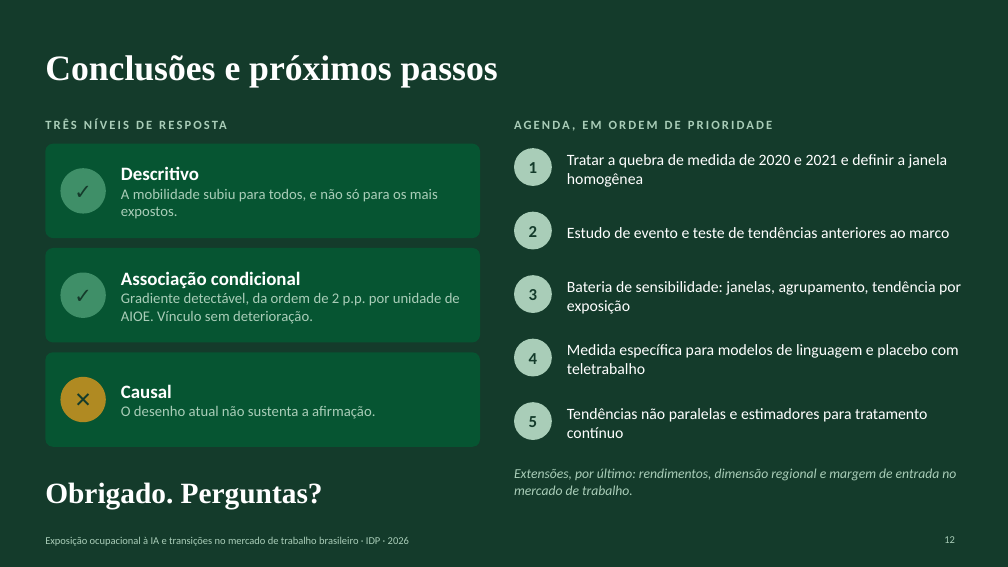
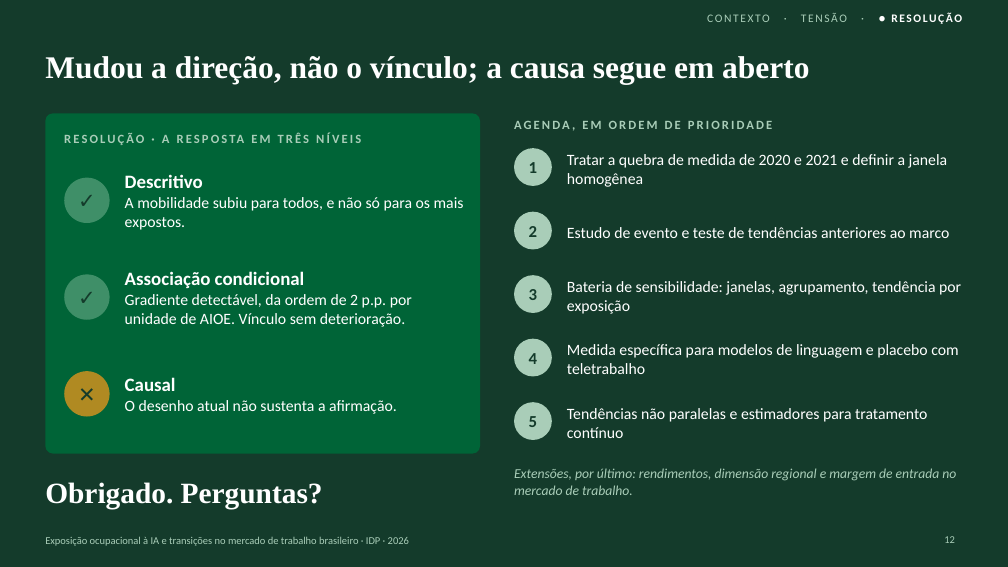
Before and after one commit to rickpalmeiras-design/IDP, a slide deck: slide 12 of apresentacao/apresentacao_07.pptx. Drawn at 1008x567 pixels with LibreOffice and Linux fonts; fonts in the diff are those of the drawing. Boxes give left, top, right and bottom in pixels: in the first picture for what was removed or moved away, otherwise in the second. Text is boxed around its words. In the diff, an @@ line names an element or a change of style, - is before the commit and + after.

```diff
--- a/apresentacao/apresentacao_07.pptx
+++ b/apresentacao/apresentacao_07.pptx
@@ text added at (x1=707, y1=13, x2=962, y2=24), 11 pt, text #A9CDB8 @@
+CONTEXTO · TENSÃO · ● RESOLUÇÃO
@@ title at (x1=45, y1=56, x2=809, y2=85): text changed; size 34 to 30 pt @@
-Conclusões e próximos passos
+Mudou a direção, não o vínculo; a causa segue em aberto
@@ rounded rectangle resized from (x1=45, y1=248, x2=480, y2=343) to (x1=45, y1=113, x2=480, y2=454) @@
@@ rounded rectangle at (x1=45, y1=113, x2=480, y2=454): fill #006437 at 65% opacity to #006437; proportions changed @@
@@ rounded rectangle removed at (x1=45, y1=144, x2=480, y2=238) @@
@@ text at (x1=162, y1=135, x2=170, y2=143): text changed @@
-TRÊS NÍVEIS DE RESPOSTA
+RESOLUÇÃO · A RESPOSTA EM TRÊS NÍVEIS
@@ ellipse "✓" moved from (x1=60, y1=169, x2=106, y2=214) to (x1=64, y1=178, x2=110, y2=223) @@
@@ text "Descritivo" moved from (x1=121, y1=166, x2=438, y2=219) to (x1=125, y1=174, x2=464, y2=230) @@
@@ text at (x1=125, y1=197, x2=464, y2=230): size 14 to 15 pt, text colour #A9CDB8 to #FFFFFF in "A mobilidade subiu para todos, e não ..." @@
@@ ellipse "✓" moved from (x1=60, y1=272, x2=106, y2=318) to (x1=64, y1=274, x2=110, y2=320) @@
@@ text at (x1=125, y1=294, x2=412, y2=327): size 14 to 15 pt, text colour #A9CDB8 to #FFFFFF in "Gradiente detectável, da ordem de 2 p.p. ..." @@
@@ rounded rectangle removed at (x1=45, y1=352, x2=480, y2=447) @@
@@ text "Causal" moved from (x1=121, y1=384, x2=375, y2=419) to (x1=125, y1=377, x2=397, y2=414) @@
@@ ellipse "✕" moved from (x1=60, y1=377, x2=106, y2=423) to (x1=64, y1=371, x2=110, y2=417) @@
@@ text at (x1=125, y1=400, x2=397, y2=414): size 14 to 15 pt, text colour #A9CDB8 to #FFFFFF in "O desenho atual não sustenta a afirmação." @@
```
Also in this commit, not shown: 10 other slides changed, 1 slide added, 1 slide removed, 17 other files.
